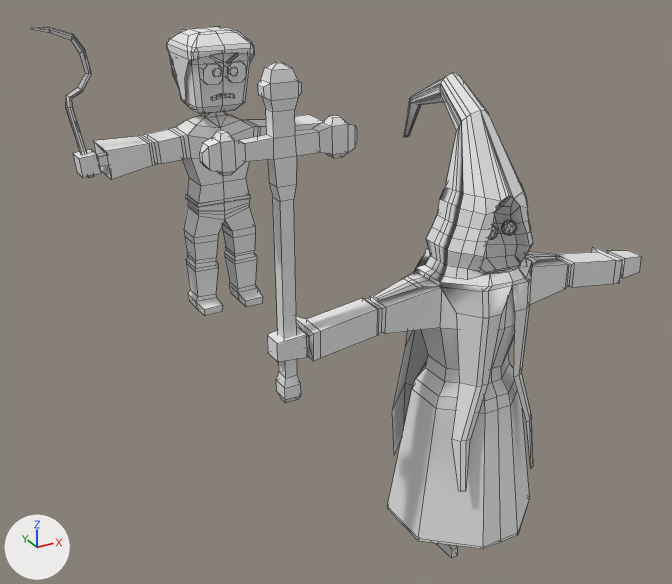
Two versions of the FBX model Assets/Models/Units/wiesniacy/inquisitor.fbx, one commit apart.
Rendered twice from a 50 mm camera at (-2.46, -3.16, 3.05) aimed at (-0.02, 1.27, 0.83). Arrows for +X, +Y and +Z are at lower left; the lights stay in place. Mesh edges are drawn as thin lines.

Objects in the first picture: 'chlop z sierpem.001', 'inkwizytor'.
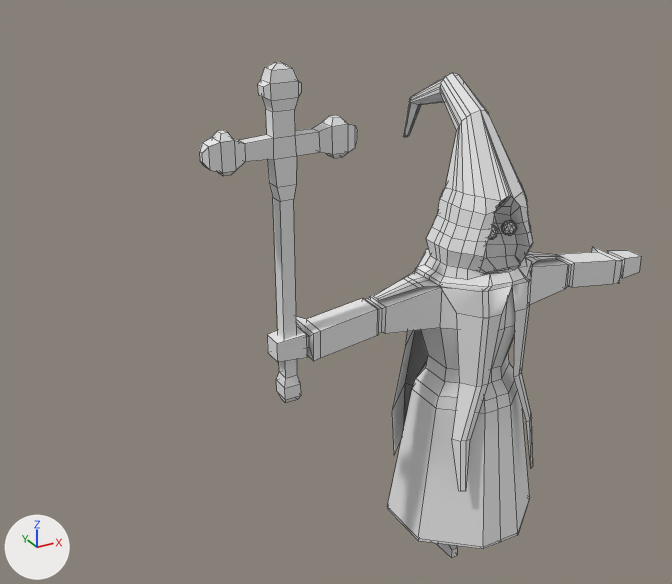
Commit message: dodany inkwizytor

Changed parts and their boxes (x1, y1, x2, y2) in the pictures (672 x 584 px; the box of a moved part takes in the faces that stretch with it):
'chlop z sierpem.001', deleted: before (31, 26, 324, 315)
part 1 of me_cylinder, moved or reshaped: (392, 73, 533, 491) in both

The change, as a list of edits to the scene's bpy script:
```text
Change me_cylinder:
    where me_cylinder.from_pydata(...)  # 762 vertices, 810 faces; spans x -1.28..1.02, y -0.35..0.6, z 0.02..2.44
    used by ob_inkwizytor; location = (0.0, 0.0, 0.0)
    me_cylinder part 1
    209 faces are deleted
    209 new faces join them
Remove ob_chlop_z_sierpem_001:
    ob_chlop_z_sierpem_001 = bpy.data.objects.new('chlop z sierpem.001', me_cube_001)
    ob_chlop_z_sierpem_001.location = (0.0, 3.143, 0.0)
```
